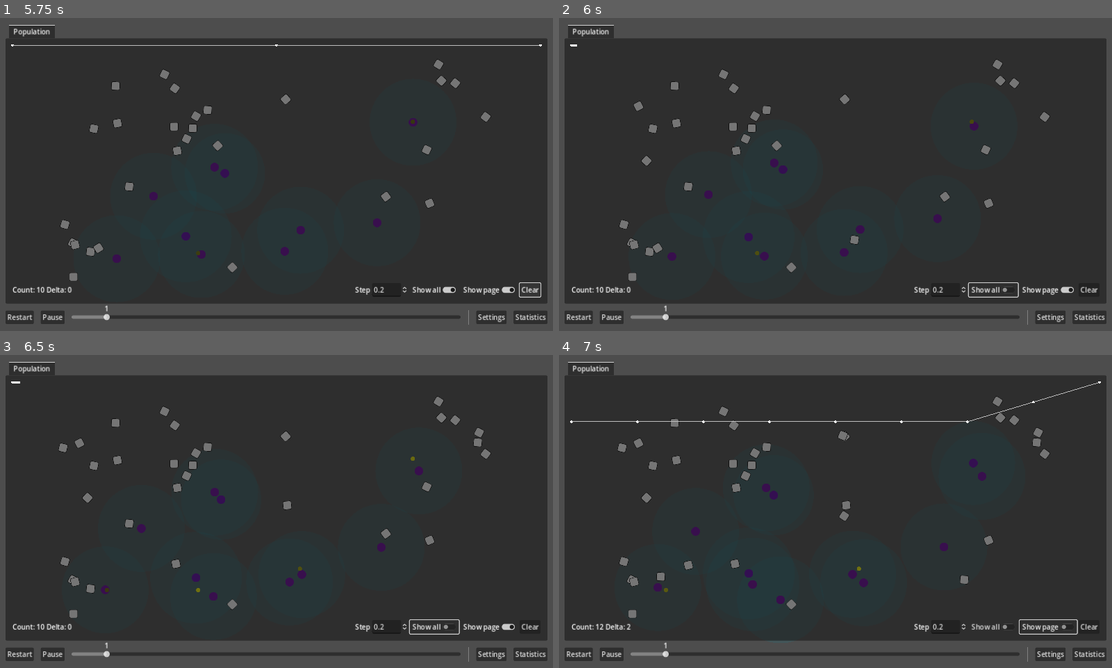
Above: before the commit, frames 1-4 (two rows, left to right).
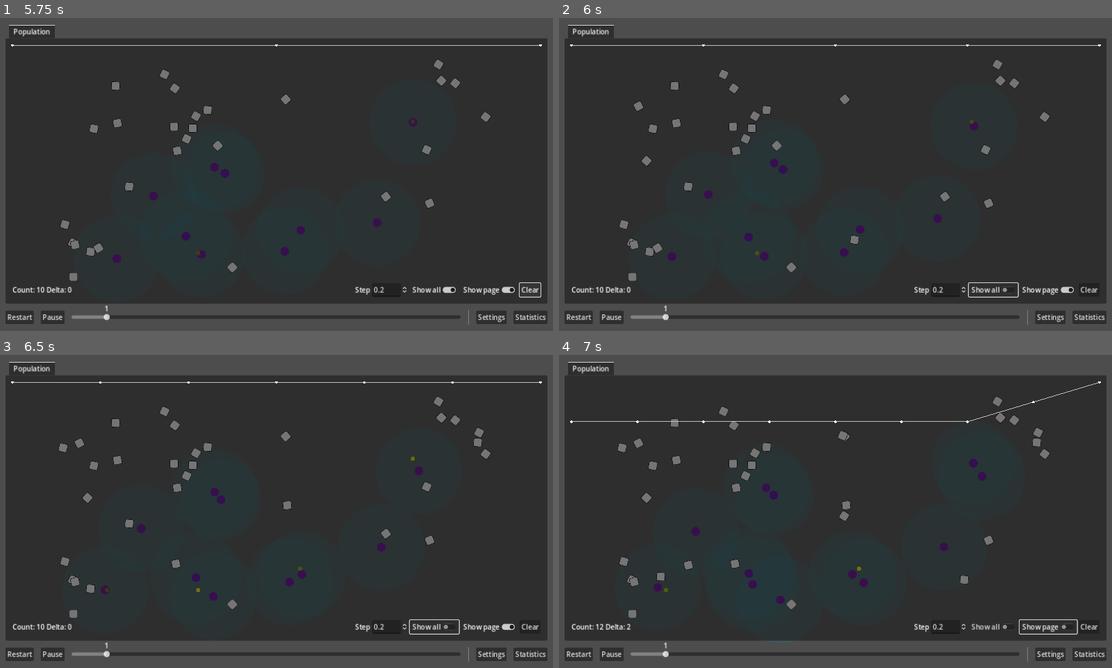
Above: after the commit, the same moments.

Repository: wivest/Natural-Selection
Game: Godot game, scene res://main.tscn
Same seed, same stepped clock (60 frames per second), same inputs: the game is played once before the commit and once after it.
Inputs:
- Up to frame 1 (5.75 s): click "Restart" at 0.5 s; click "Restart" at 1.25 s; click "Restart" at 2 s; click "Statistics" at 2.75 s; click "Show all" at 3.5 s; click "Show page" at 4.25 s; click "Clear" at 5 s
- Up to frame 2 (6 s): click "Show all" at 5.75 s
- Up to frame 3 (6.5 s): no input
- Up to frame 4 (7 s): click "Show page" at 6.5 s

Frame 1 is identical in both runs. In frame 2, 0.2% of the frame differs, in the area x 2-98%, y 8-10%; in frame 3, 0.2%; in frame 4, nothing differs.

Commit message:
refactor!: remove hardcoded view modes

Diff:
--- a/ui/tabs/statistics/chart/chart.gd
+++ b/ui/tabs/statistics/chart/chart.gd
@@ -9,8 +9,6 @@
 var population: Array[Vector2] = []
 
 var view_mode: ViewMode = CurrentViewMode.new(length_limit)
-var show_all: bool = false
-var show_page: bool = false
 
 var _previous_step: float = 0
 
@@ -23,8 +21,6 @@
 	step_spinbox.value = step
 
 	step_spinbox.value_changed.connect(func(v: float): step=v)
-	show_all_checkbutton.toggled.connect(func(toggled_on: bool): show_all=toggled_on)
-	show_page_checkbutton.toggled.connect(func(toggled_on: bool): show_page=toggled_on)
 	clear_button.pressed.connect(func(): population=[])
 
 func _process(_delta):
@@ -63,12 +59,7 @@
 			ratio = 1
 		var time_ratio: float = (population[i].x - start_time) / delta
 
-		var x_coordinate: float = size.x * time_ratio
-		if show_page and not show_all:
-			var distance: float = size.x / (length_limit - 1)
-			x_coordinate = (i - start_index) * distance
-
-		var pos := Vector2(x_coordinate, size.y * (1 - ratio))
+		var pos := Vector2(size.x * time_ratio, size.y * (1 - ratio))
 		if i != start_index:
 			draw_line(prev, pos, Color.GRAY)
 		draw_circle(pos, 3, Color.WHITE)
